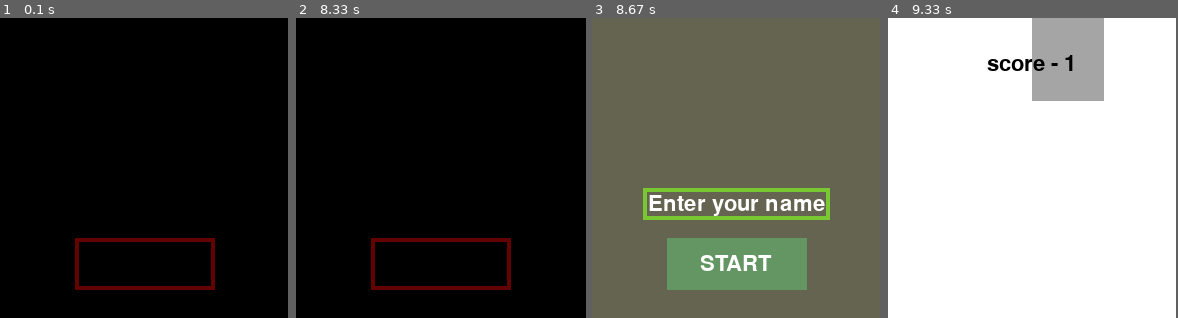
Above: before the commit, frames 1-4 (left to right).
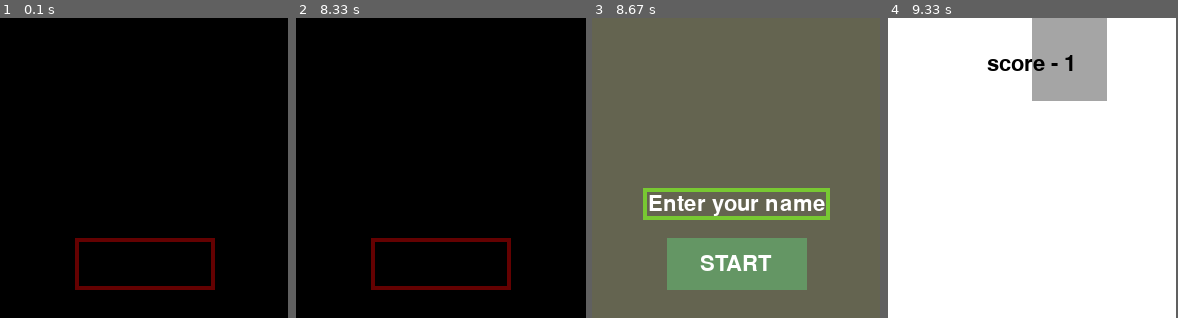
Above: after the commit, the same moments.

Repository: Pkpratik/pygame-class
Game: pygame game, started from buttons/main_menu.py
Two runs of this game, one before a commit and one after it. Both use one fixed random seed, a clock stepped at 60 frames per second and the inputs below.
Inputs (mouse positions are % of the whole screen's width and height, from its top left):
- Up to frame 1 (0.1 s): no input
- Up to frame 2 (8.33 s): click (25, 41) at 0.38 s; hold Right 0.67-1.13 s; hold Right 1.17-1.63 s; tap Space at 1.23, 1.53, 1.73, 2.03, 2.3, 2.6, 2.73, 3.03, 3.4, 3.7, 3.9, 4.2, 4.4, 4.7, 4.9, 5.2, 5.47, 5.77, 5.9, 6.2, 6.57, 6.87, 7.07, 7.37, 7.57, 7.87 s; hold Left 1.67-2.2 s; hold Left 2.23-2.63 s; hold Right 2.67-3.3 s; hold Left 3.33-3.8 s; hold Right 3.83-4.3 s; hold Right 4.33-4.8 s; hold Left 4.83-5.37 s; hold Left 5.4-5.8 s; hold Right 5.83-6.47 s; hold Left 6.5-6.97 s; hold Right 7-7.47 s; hold Right 7.5-7.97 s
- Up to frame 3 (8.67 s): click (25, 74) at 8.62 s
- Up to frame 4 (9.33 s): click "START" at 8.95 s; click (31, 6) at 9.28 s
The pictures show only the part of the screen within x 0-50%, y 0-50%; the shares and areas given below are measured in that part.

Frames 1-3 are identical in both runs. In frame 4, 0.3% of the frame differs, in the area x 74-76%, y 0-28%.

Commit message:
minor fix

Diff:
--- a/piano_tiles/objects.py
+++ b/piano_tiles/objects.py
@@ -1,6 +1,6 @@
 import pygame
 
-width = 288
+width = 300
 height = 512
 
 tile_width = width//4
